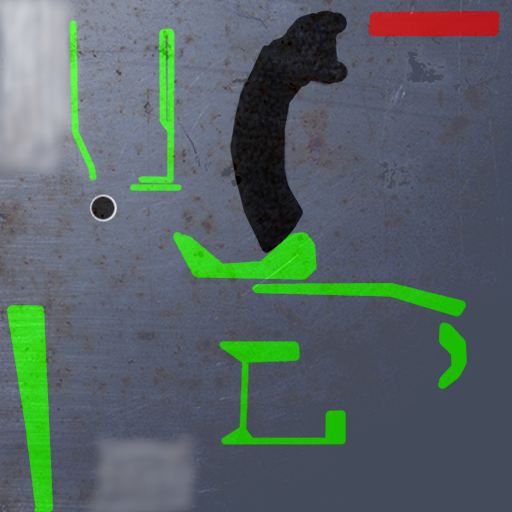
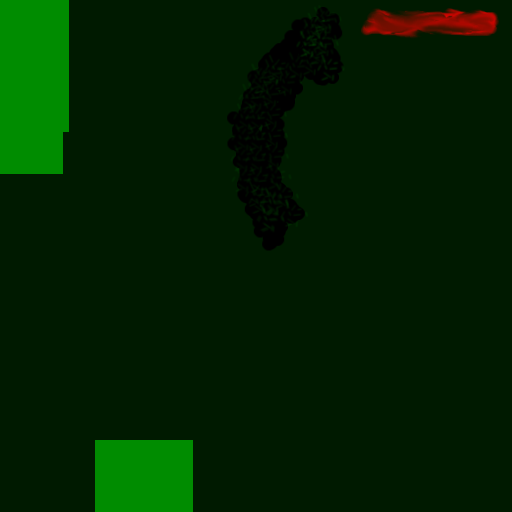
The second 512x512 image is a revision of the first. Changes to its layers:
added layer "glow/spec" above "green" over [0, 0, 499, 512]
added layer "green" (10%) above "black" over [0, 0, 512, 512]
added layer "black" above "metal" over [0, 0, 512, 512]
